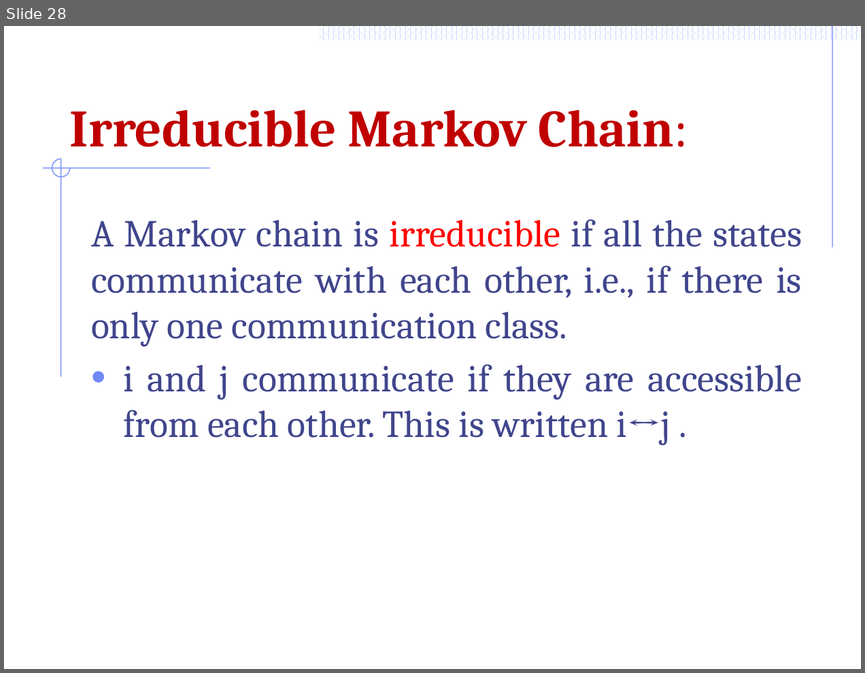
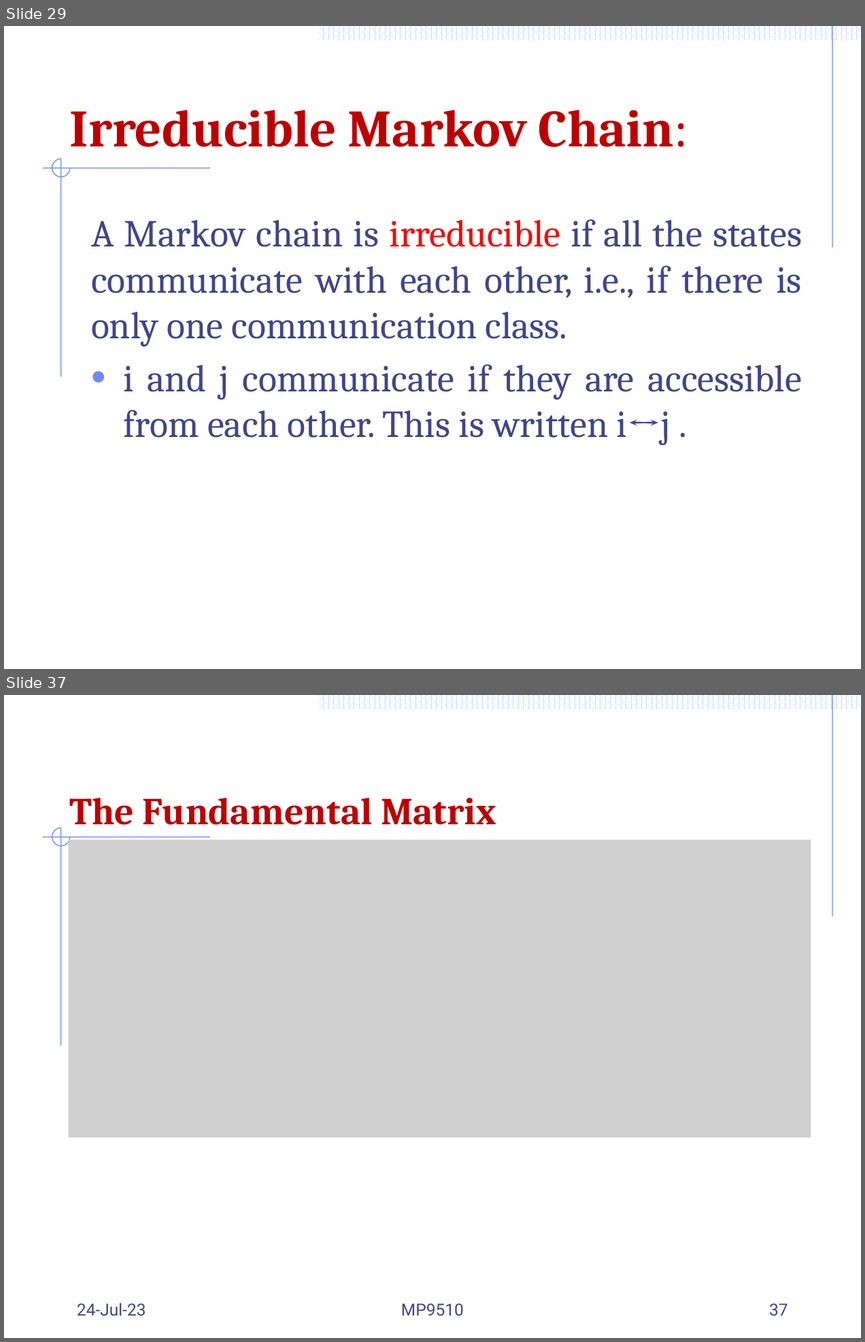
Before and after one commit to Mayooran1987/MC9510, a slide deck: Lect_3_Markov process.pptx. Shown one above the other, each under a label of ours: slide 28 before the commit, slides 29 and 37 after it; the slides between them are not shown. The pictures are 865x673 and 865x1342 pixels, drawn with LibreOffice and Linux fonts; fonts in the diff are those of the drawing; grey boxes stand for pictures. Boxes give left, top, right and bottom in pixels: in the first picture for what was removed or moved away, otherwise in the second. Text is boxed around its words. In the diff, an @@ line names an element or a change of style, - is before the commit and + after.

```diff
--- a/Lect_3_Markov process.pptx
+++ b/Lect_3_Markov process.pptx
@@ slide 37 added at [4,695,861,1338], background #FFFFFF; not listed: 56 template elements that a slide beside it also shows @@
@@ text added at [69,798,496,825], 32 pt, text #C00000, bold @@
+The Fundamental Matrix
@@ picture added at [68,840,811,1138] @@
@@ text added at [77,1302,146,1316], 14 pt, text #40458C @@
+24-Jul-23
@@ text added at [401,1303,464,1316], 14 pt, text #40458C @@
+MP9510
@@ page number added at [769,1303,788,1316], 14 pt, text #40458C @@
+37
@@ what was slide 28 is now slide 29 @@
```
Also in this commit, not shown: 8 slides changed, 11 other slides added.
